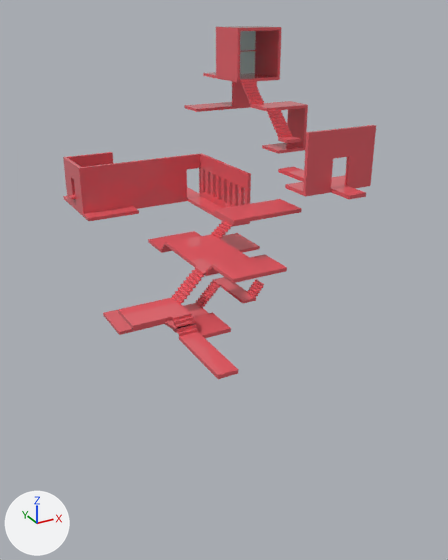
Renders of the FBX model Assets/Resources/stage1-1.fbx from each side of a commit.
One viewpoint serves both versions: a 50 mm camera at (-56.4, -123.6, 51.7) aimed at (4.2, -13.6, -3.3). Every picture has the same lights, and +X, +Y and +Z are marked at lower left. Where no turn or scale is listed for an object, it has been applied to the vertices.

Names of what the first picture shows: 'Slab&Stair', 'Wall', 'window'.
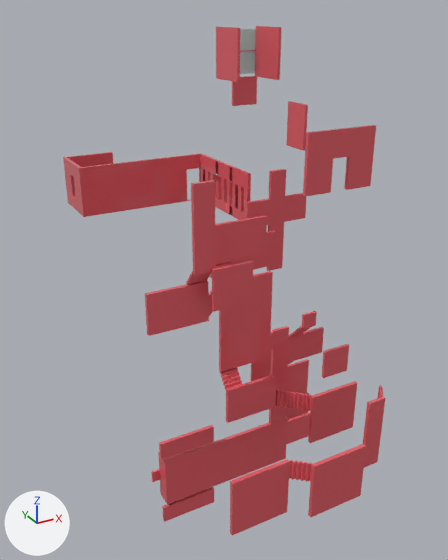
Where the newer file only moved an object's origin or applied its transform, the numbers keep the older frame.

What changed in the scene script:
```text
Add me_cube_023:
    me_cube_023.from_pydata(...)  # 1807 vertices, 1566 faces; spans x -17.1..42.4, y -27.5..37.8, z -63.7..18.4
    me_cube_023.materials.append(mat_material_004)  # red #e55f67
Remove ob_slab_stair:
    ob_slab_stair = bpy.data.objects.new('Slab&Stair', me_cube_101)
    ob_slab_stair.location = (7.7, -3.4, -0.5)
Add ob_slab_5stair:
    ob_slab_5stair = bpy.data.objects.new('Slab&5stair', me_cube_023)
    ob_slab_5stair.location = (-7.5, -32.3, 9.5)
```

Boxes [x1, y1, x2, y2] around the edits, measured in the pictures (448 x 560 px):
'Slab&5stair', added (red): after [145, 169, 385, 535]
'Slab&Stair', deleted (red): before [63, 26, 366, 379]
